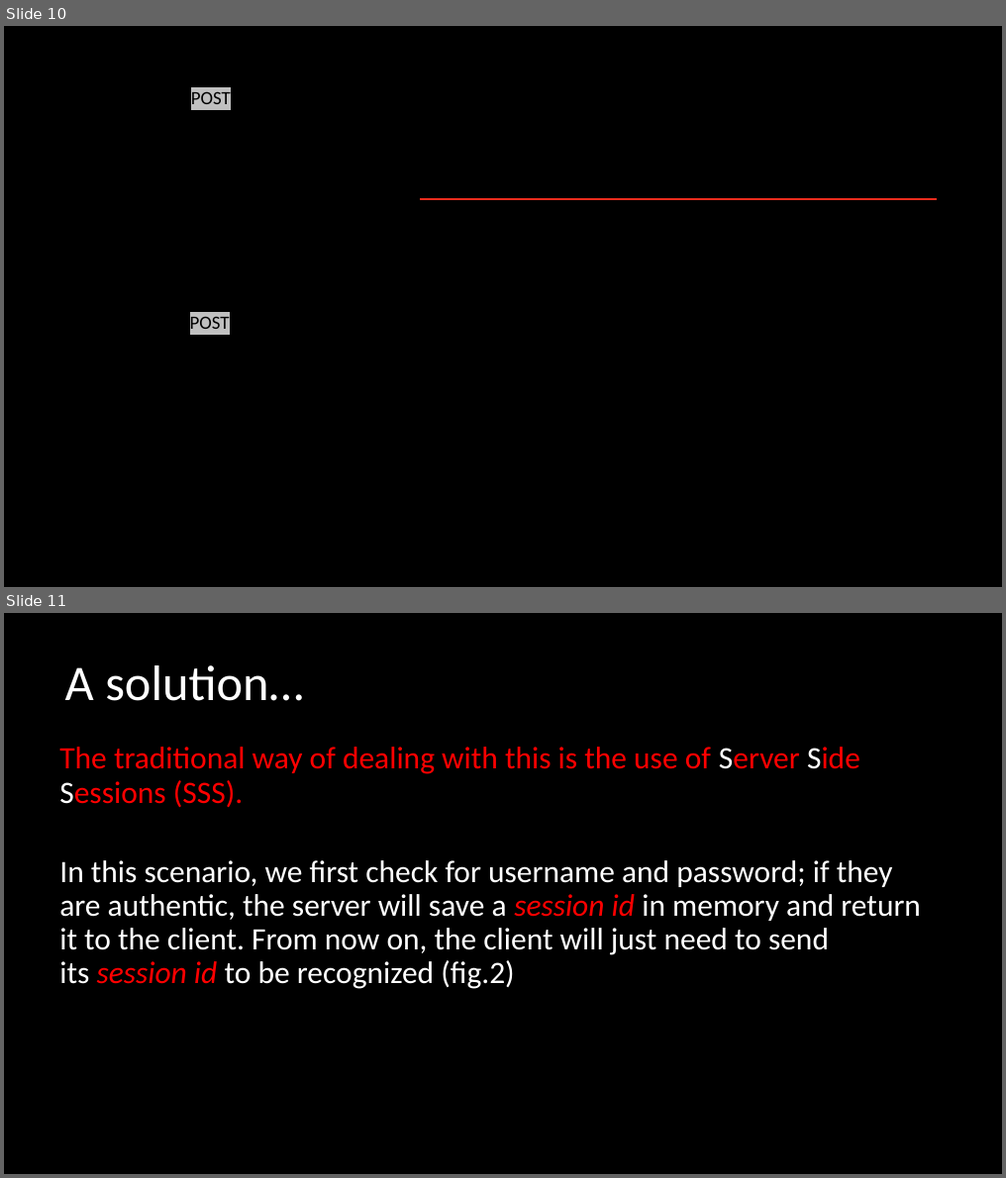
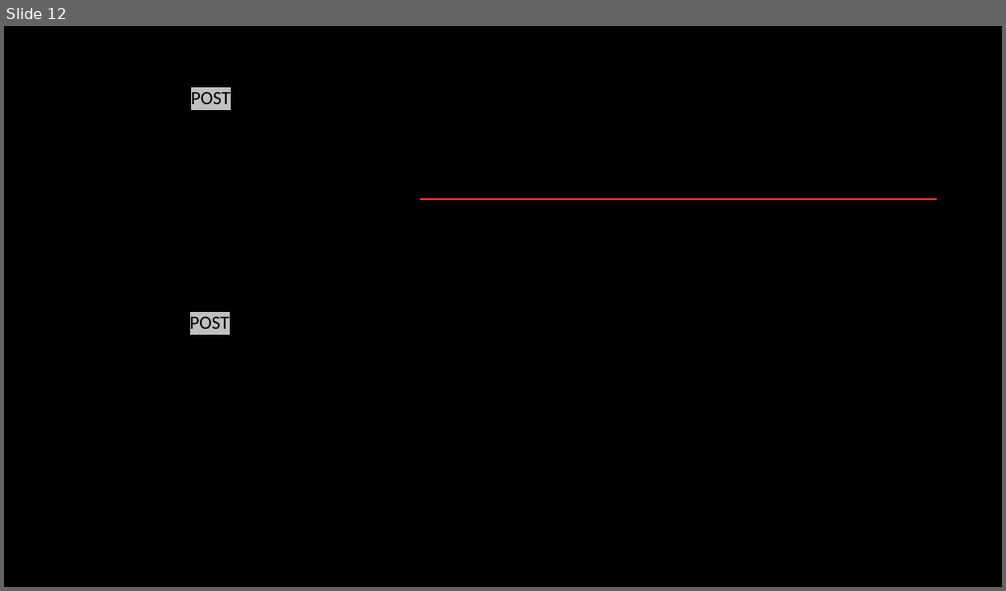
Before and after one commit to asafnaory/nestjs-course, a slide deck: presentations/lecture_jwt.pptx. Shown one above the other, each under a label of ours: slides 10 and 11 before the commit, slide 12 after it. The pictures are 1006x1178 and 1006x591 pixels, drawn with LibreOffice and Linux fonts; fonts in the diff are those of the drawing; background and template pictures are left out. Boxes give left, top, right and bottom in pixels: in the first picture for what was removed or moved away, otherwise in the second. Text is boxed around its words. In the diff, an @@ line names an element or a change of style, - is before the commit and + after.

```diff
--- a/presentations/lecture_jwt.pptx
+++ b/presentations/lecture_jwt.pptx
@@ slide 11 removed at <box>4,613,1002,1174</box>, background #000000 @@
@@ title removed at <box>65,665,303,701</box> @@
-A solution…
@@ text removed at <box>59,747,921,989</box> @@
-The traditional way of dealing with this is the use of Server Side Sessions (SSS).
-In this scenario, we first check for username and password; if they are authentic, the server will save a session id in memory and return it to the client. From now on, the client will just need to send its session id to be recognized (fig.2)
@@ what was slide 10 is now slide 12 @@
```
Also in this commit, not shown: 3 slides changed, 11 slides added, 2 other slides removed, 2 other files.
